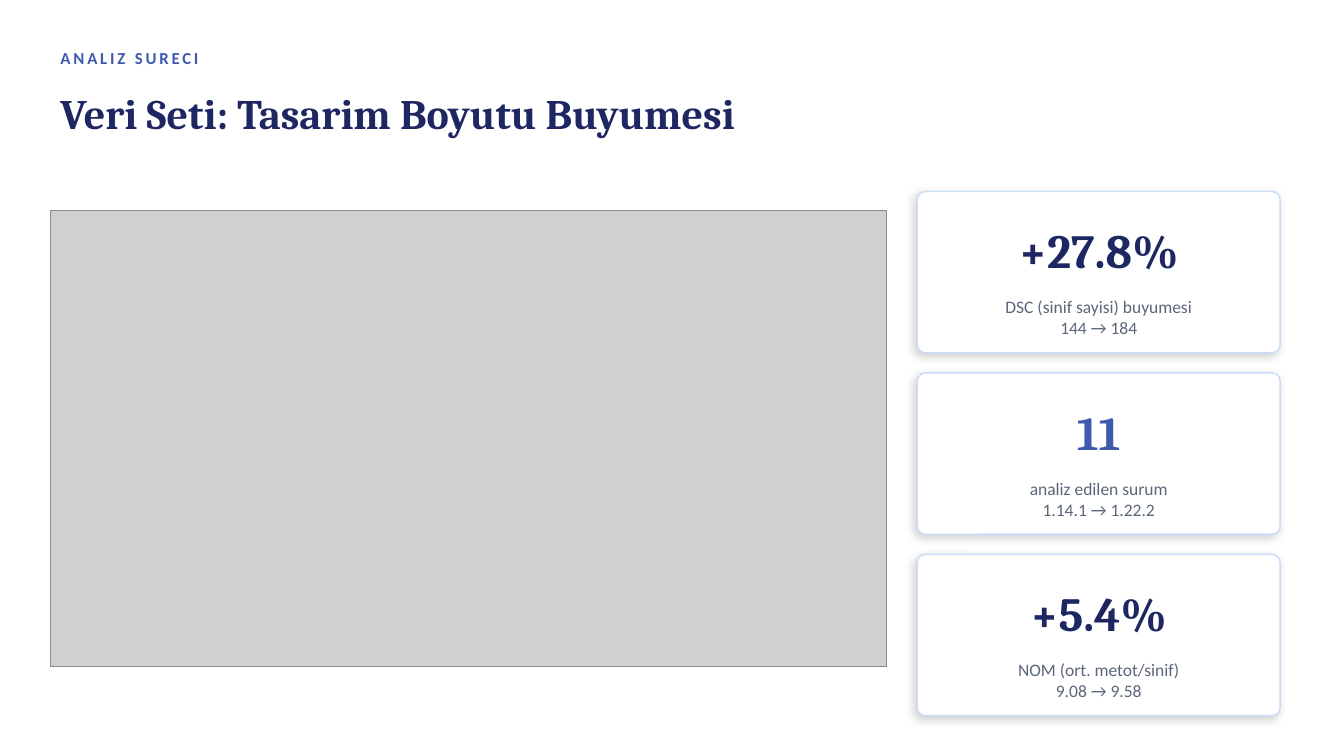
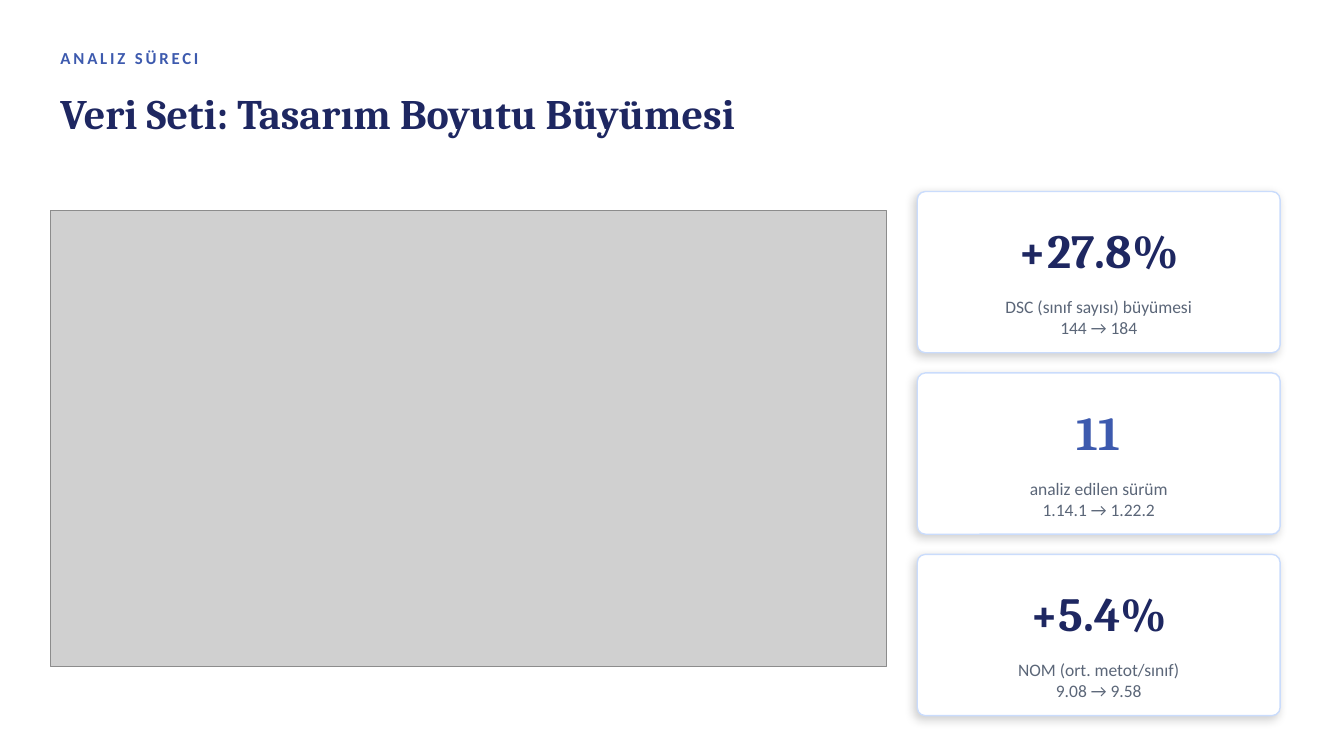
Before and after one commit to murozdemiir/qmood-jsoup-analizi, a slide deck: slide 5 of report/QMOOD_jsoup_sunum.pptx. Drawn at 1344x756 pixels with LibreOffice and Linux fonts; fonts in the diff are those of the drawing; grey boxes stand for pictures. Boxes give left, top, right and bottom in pixels: in the first picture for what was removed or moved away, otherwise in the second. Text is boxed around its words. In the diff, an @@ line names an element or a change of style, - is before the commit and + after.

```diff
--- a/report/QMOOD_jsoup_sunum.pptx
+++ b/report/QMOOD_jsoup_sunum.pptx
@@ text at (60,50,199,64): text changed @@
-ANALIZ SURECI
+ANALIZ SÜRECI
@@ text at (60,100,735,139): text changed @@
-Veri Seti: Tasarim Boyutu Buyumesi
+Veri Seti: Tasarım Boyutu Büyümesi
@@ text at (1005,300,1192,316): text changed @@
-DSC (sinif sayisi) buyumesi
+DSC (sınıf sayısı) büyümesi
@@ text at (1030,483,1167,495): text changed @@
-analiz edilen surum
+analiz edilen sürüm
@@ text at (1018,663,1180,678): text changed @@
-NOM (ort. metot/sinif)
+NOM (ort. metot/sınıf)
```
Also in this commit, not shown: 12 other slides changed, 3 other files.
